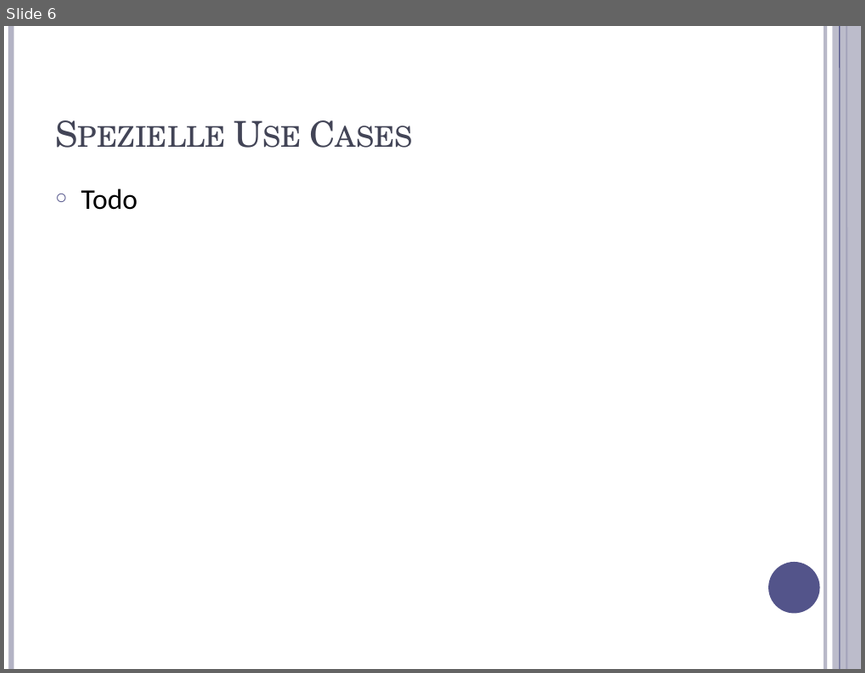
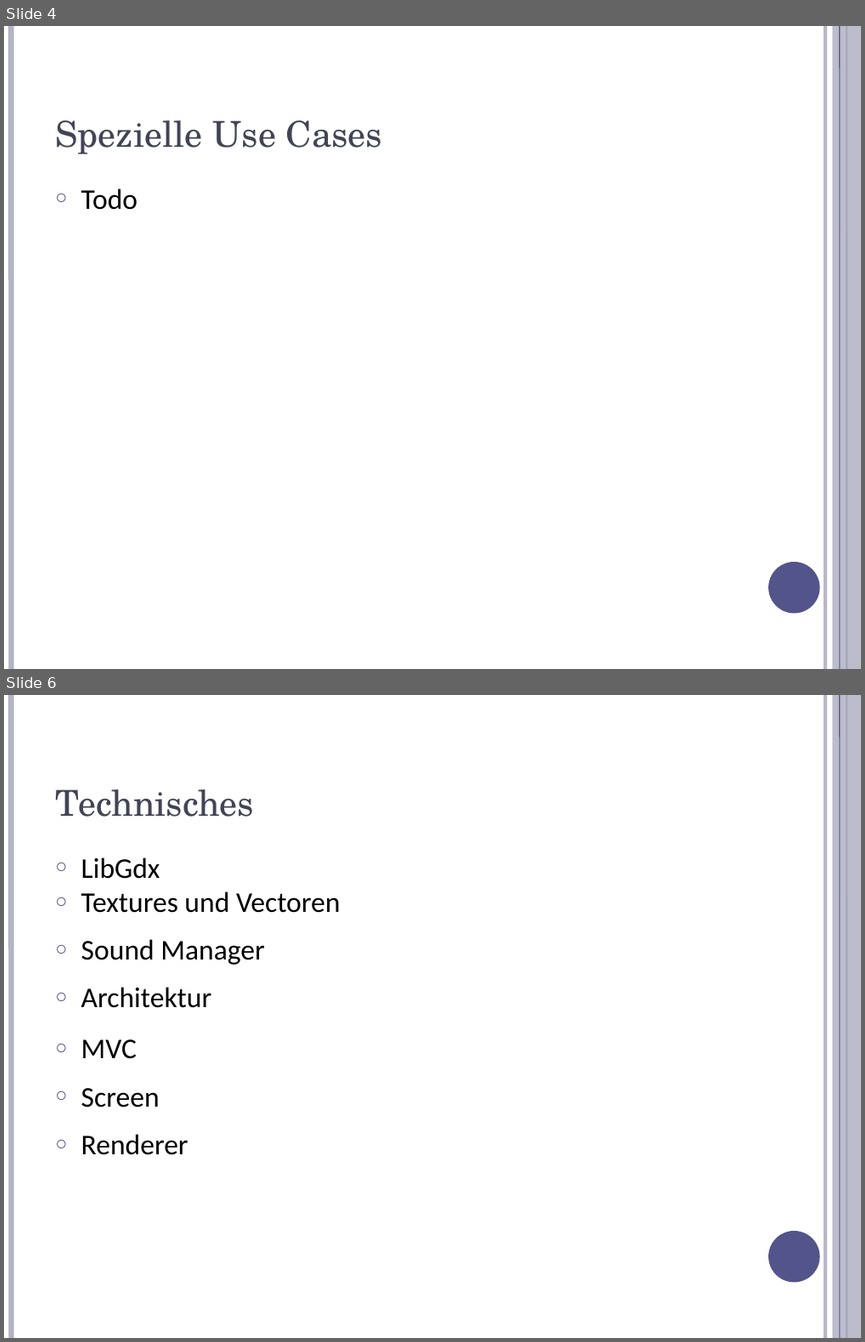
Before and after one commit to stoeffel/SEPS-GRP1, a slide deck: documentation/presentation/Analyse/presentation2.odp. Shown one above the other, each under a label of ours: slide 6 before the commit, slides 4 and 6 after it; the slides between them are not shown. The pictures are 865x673 and 865x1342 pixels, drawn with LibreOffice and Linux fonts; fonts in the diff are those of the drawing. Boxes give left, top, right and bottom in pixels: in the first picture for what was removed or moved away, otherwise in the second. Text is boxed around its words. In the diff, an @@ line names an element or a change of style, - is before the commit and + after.

```diff
--- a/documentation/presentation/Analyse/presentation2.odp
+++ b/documentation/presentation/Analyse/presentation2.odp
@@ slide 6 added at bbox=[4, 695, 861, 1338], background #FFFFFF; not listed: 6 template elements that a slide beside it also shows @@
@@ title added at bbox=[55, 789, 254, 817], 30 pt, text #424456 @@
+Technisches
@@ text added at bbox=[81, 857, 341, 1155], 24 pt, text #000000 @@
+○ LibGdx
+  ○ Textures und Vectoren
+  ○ Sound Manager
+○ Architektur
+  ○ MVC
+  ○ Screen
+  ○ Renderer
@@ what was slide 6 is now slide 4 @@
@@ slide 4 changed as well @@
@@ title "Spezielle Use Cases" at bbox=[55, 120, 383, 154]: small capitals off @@
```
Also in this commit, not shown: 5 other slides changed, 2 other slides added, 3 slides removed.
